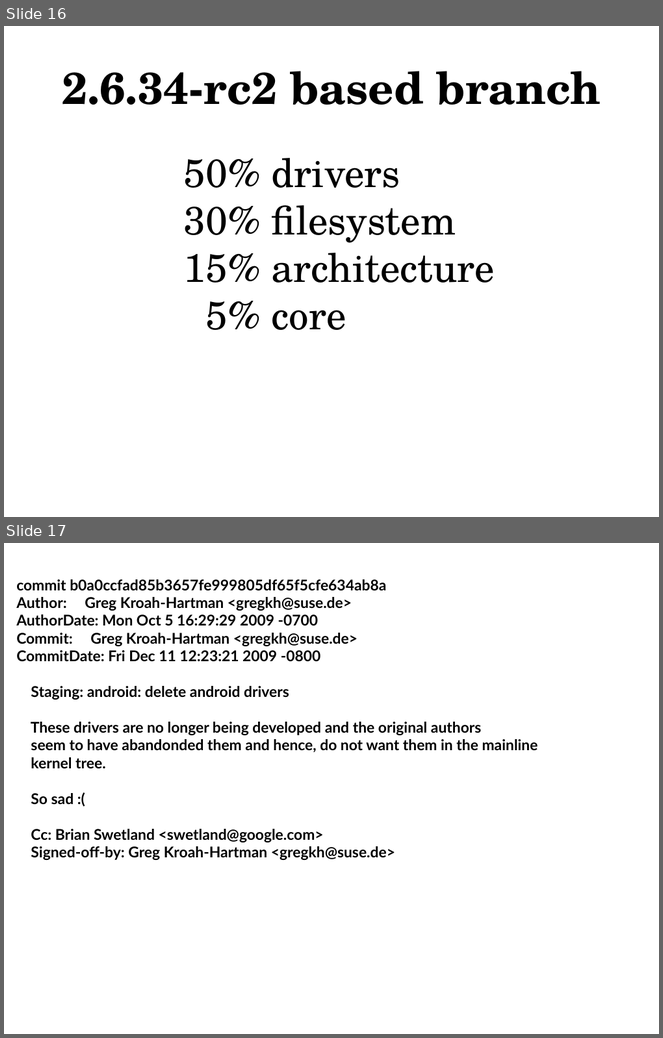
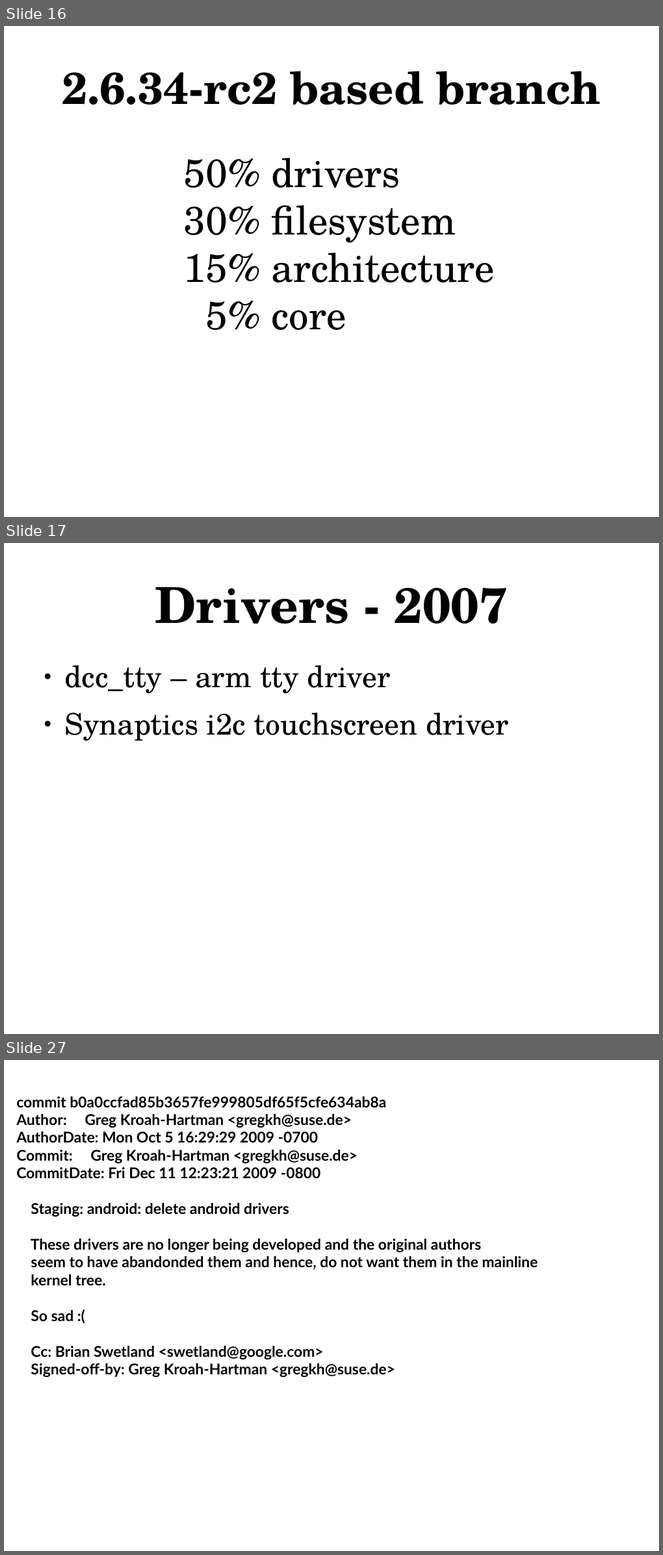
Before and after one commit to gregkh/android-presentation, a slide deck: android-kernel.odp. Shown one above the other, each under a label of ours: slides 16 and 17 before the commit, slides 16, 17 and 27 after it; the slides between them are not shown. The pictures are 663x1038 and 663x1555 pixels, drawn with LibreOffice and Linux fonts; fonts in the diff are those of the drawing. Boxes give left, top, right and bottom in pixels: in the first picture for what was removed or moved away, otherwise in the second. Text is boxed around its words. In the diff, an @@ line names an element or a change of style, - is before the commit and + after.

```diff
--- a/android-kernel.odp
+++ b/android-kernel.odp
@@ slide 17 added at (x1=4, y1=543, x2=659, y2=1034), background #FFFFFF @@
@@ title added at (x1=155, y1=587, x2=508, y2=624), 60 pt, text #000000, bold @@
+Drivers - 2007
@@ text added at (x1=65, y1=665, x2=509, y2=741), 36 pt, text #000000 @@
+● dcc_tty – arm tty driver
+● Synaptics i2c touchscreen driver
@@ what was slide 17 is now slide 27 @@
```
Also in this commit, not shown: 9 other slides added.
